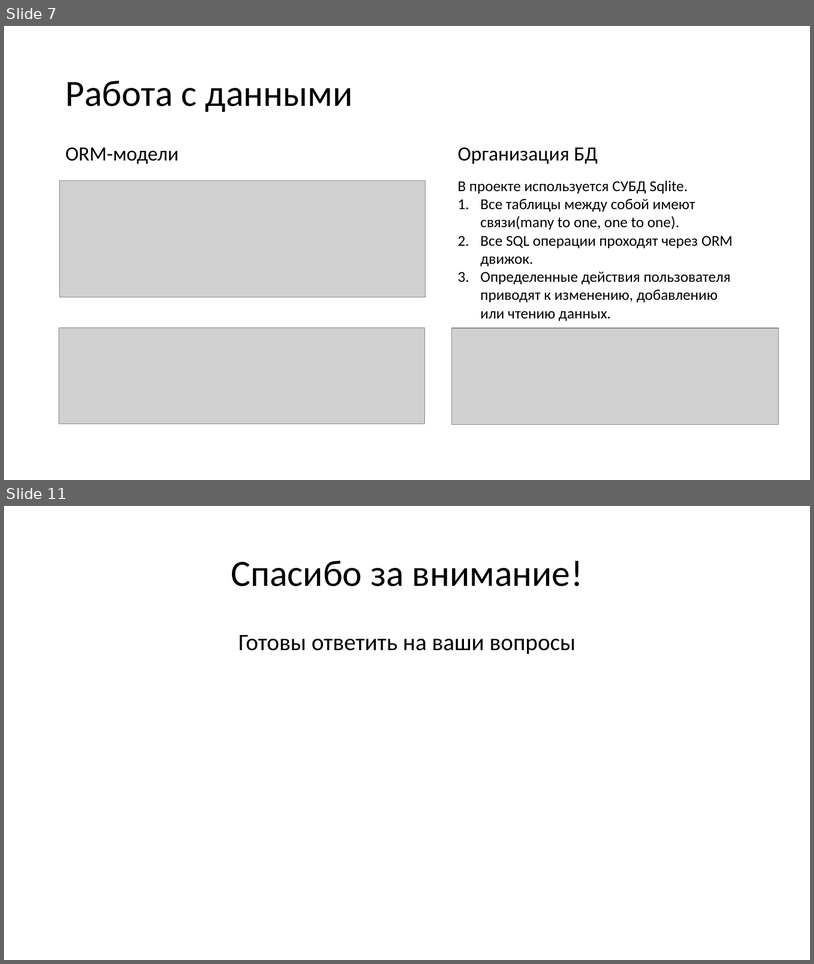
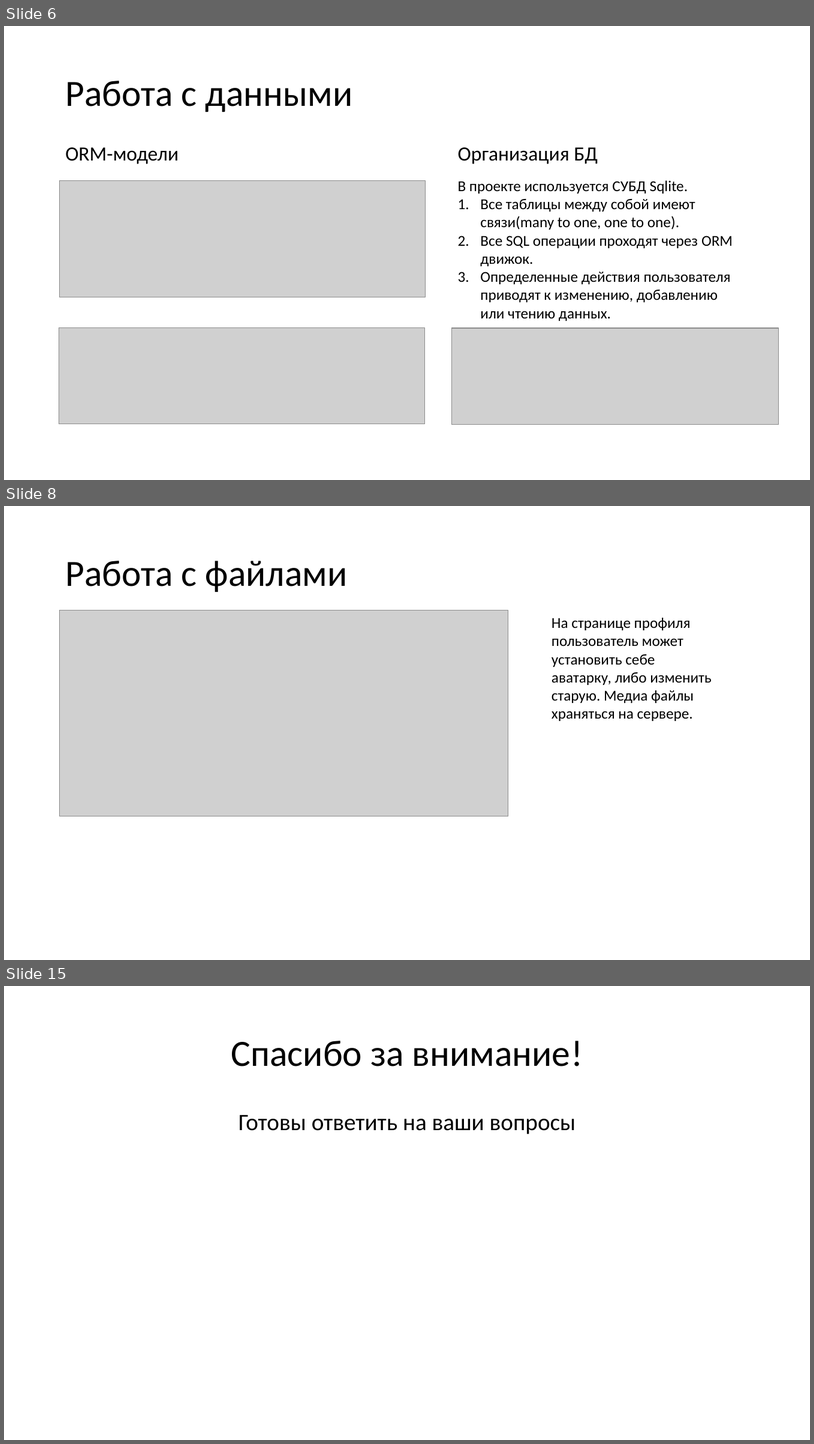
Before and after one commit to andrey3304/The_greatest_project_of_our_time, a slide deck: materials/Presentation.pptx. Shown one above the other, each under a label of ours: slides 7 and 11 before the commit, slides 6, 8 and 15 after it; the slides between them are not shown. The pictures are 814x964 and 814x1444 pixels, drawn with LibreOffice and Linux fonts; fonts in the diff are those of the drawing; grey boxes stand for pictures. Boxes give left, top, right and bottom in pixels: in the first picture for what was removed or moved away, otherwise in the second. Text is boxed around its words. In the diff, an @@ line names an element or a change of style, - is before the commit and + after.

```diff
--- a/materials/Presentation.pptx
+++ b/materials/Presentation.pptx
@@ slide 8 added at (4,506,810,960), background #FFFFFF @@
@@ title added at (65,561,348,592), 44 pt, text #000000 @@
+Работа с файлами
@@ picture added at (60,610,509,816) @@
@@ text added at (552,618,711,721), 18 pt, text #000000 @@
+На странице профиля пользователь может установить себе аватарку, либо изменить старую. Медиа файлы храняться на сервере.
@@ what was slide 7 is now slide 6 @@
@@ what was slide 11 is now slide 15 @@
```
Also in this commit, not shown: 4 slides changed, 7 other slides added, 4 slides removed, 1 other file.
